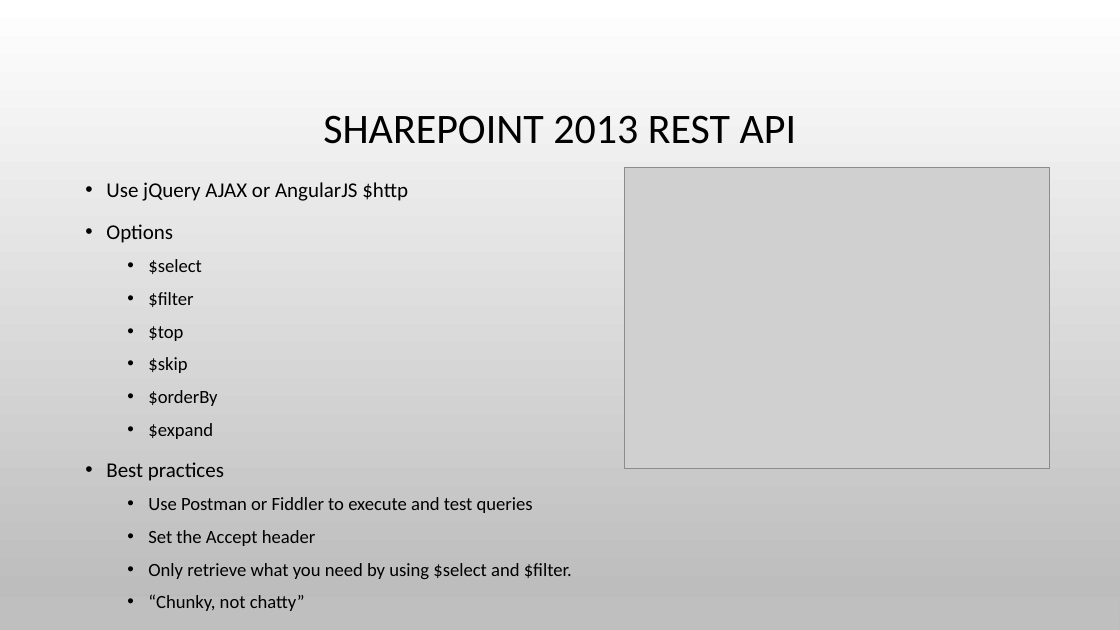
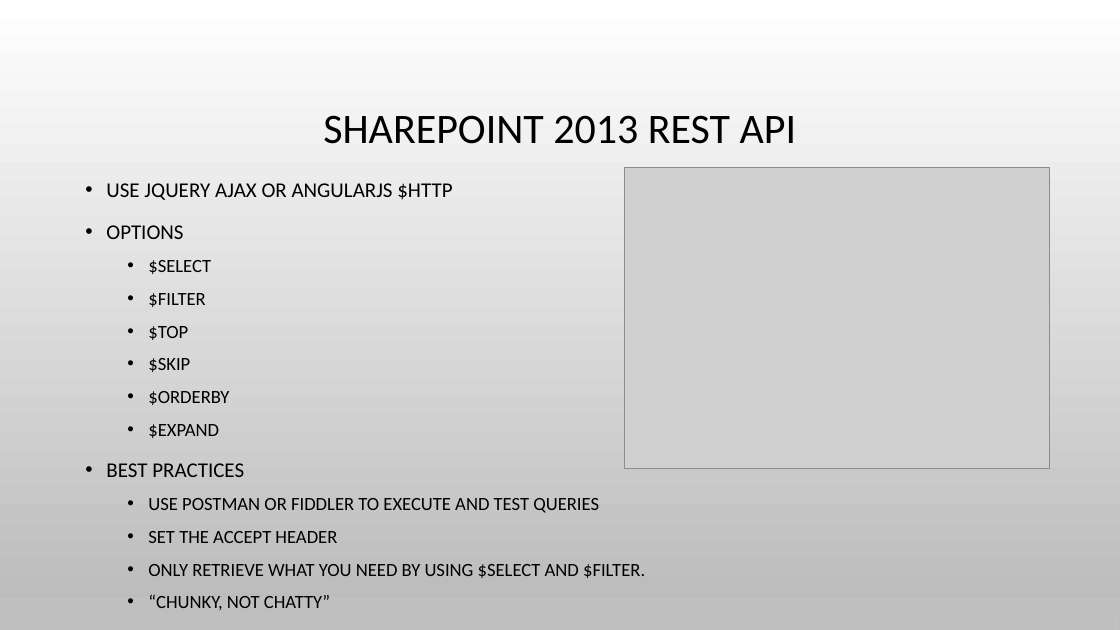
Before and after one commit to spietrek/spsnyc2015, a slide deck: slide 21 of Building SPAs in SharePoint Using AngularJS.pptx. Drawn at 1120x630 pixels with LibreOffice and Linux fonts; fonts in the diff are those of the drawing; grey boxes stand for pictures; background and template pictures are left out. Boxes give left, top, right and bottom in pixels: in the first picture for what was removed or moved away, otherwise in the second. Text is boxed around its words. In the diff, an @@ line names an element or a change of style, - is before the commit and + after.

```diff
--- a/Building SPAs in SharePoint Using AngularJS.pptx
+++ b/Building SPAs in SharePoint Using AngularJS.pptx
@@ text at box(106, 183, 645, 610): text changed @@
-• Use jQuery AJAX or AngularJS $http
-• Options
-  • $select
-  • $filter
-  • $top
-  • $skip
-  • $orderBy
-  • $expand
-• Best practices
-  • Use Postman or Fiddler to execute and test queries
-  • Set the Accept header
-  • Only retrieve what you need by using $select and $filter.
-  • “Chunky, not chatty”
+• USE JQUERY AJAX OR ANGULARJS $HTTP
+• OPTIONS
+  • $SELECT
+  • $FILTER
+  • $TOP
+  • $SKIP
+  • $ORDERBY
+  • $EXPAND
+• BEST PRACTICES
+  • USE POSTMAN OR FIDDLER TO EXECUTE AND TEST QUERIES
+  • SET THE ACCEPT HEADER
+  • ONLY RETRIEVE WHAT YOU NEED BY USING $SELECT AND $FILTER.
+  • “CHUNKY, NOT CHATTY”
```
Also in this commit, not shown: 11 other slides changed.
